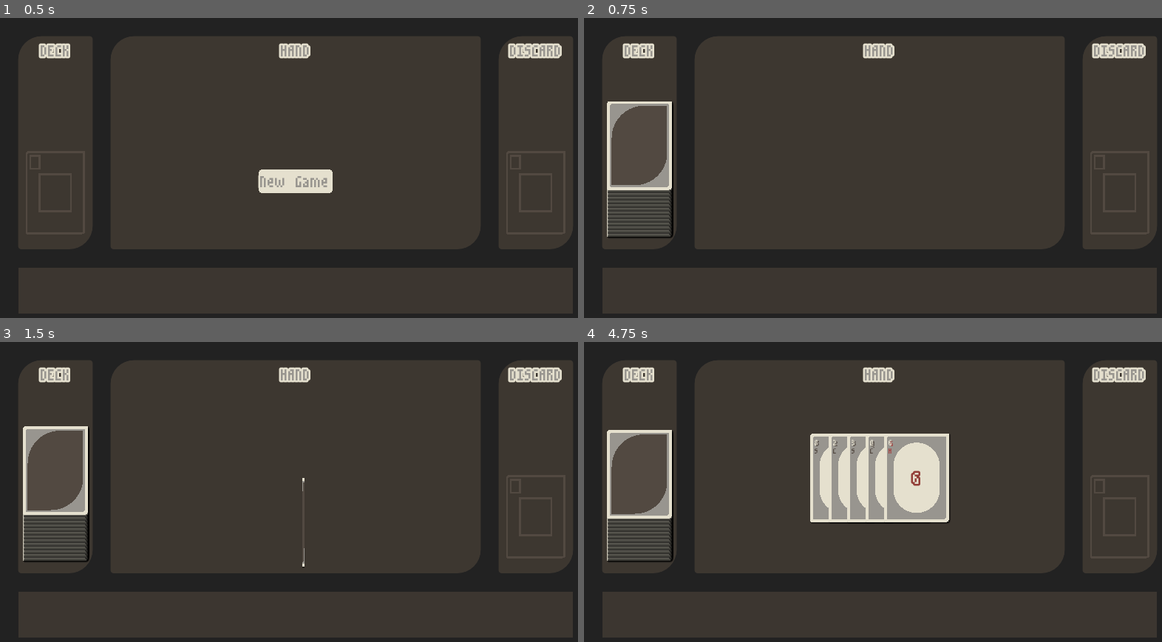
Above: before the commit, frames 1-4 (two rows, left to right).
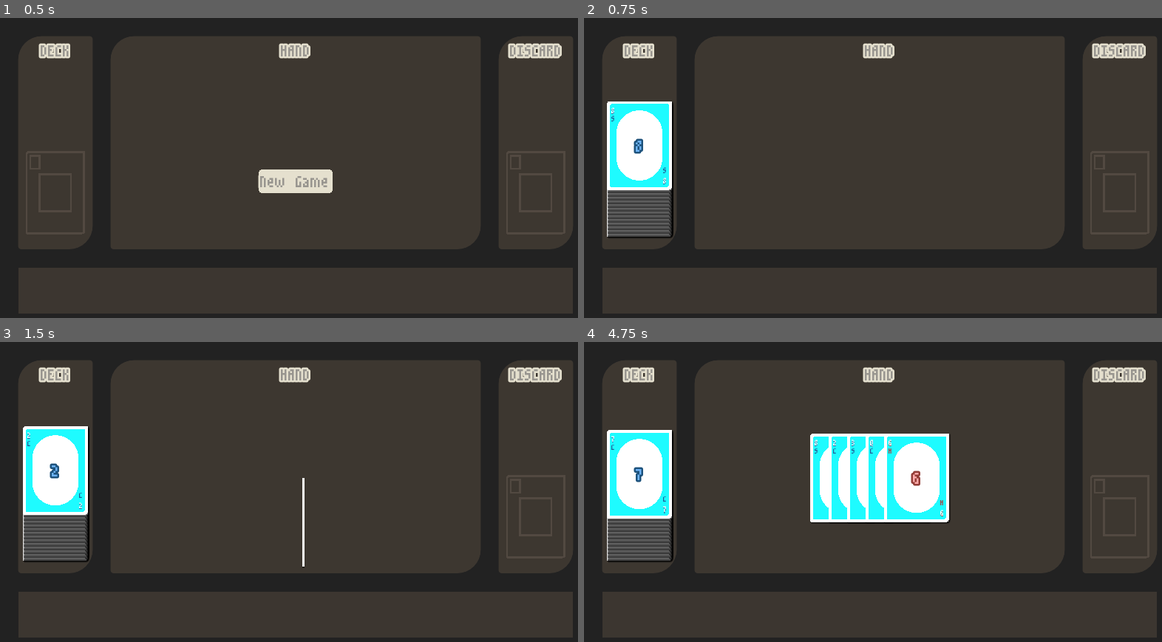
Above: after the commit, the same moments.

Repository: scottrohrig/one-hand-solitaire
Game: Godot game, scene res://Game.tscn
The game is run twice, just before and just after one commit, with the same random seed, the same clock (stepped at 60 frames per second) and the same inputs.
Inputs (mouse positions are in pixels of both pictures, inside the frame that each line leads up to):
- Up to frame 1 (0.5 s): no input
- Up to frame 2 (0.75 s): click "New Game" at 0.5 s
- Up to frame 3 (1.5 s): tap Enter at 1.25 s; move the mouse to (427, 492) at 1.27 s; click (427, 492) at 1.35 s
- Up to frame 4 (4.75 s): tap Space at 2, 3.5 s; move the mouse to (763, 525) at 2.02 s; click (763, 525) at 2.1 s; tap Enter at 2.75, 4.25 s; move the mouse to (936, 435) at 2.77 s; click (936, 435) at 2.85 s; move the mouse to (849, 576) at 3.52 s; click (849, 576) at 3.6 s; move the mouse to (1057, 558) at 4.27 s; click (1057, 558) at 4.35 s

Frame 1 is identical in both runs. In frame 2, 3.4% of the frame differs, in the area x 3-16%, y 27-73%; in frame 3, 3.5%; in frame 4, 10%, in the area x 3-64%, y 29-73%.

Commit message:
update colors and add another ID

Diff:
--- a/Card.gd
+++ b/Card.gd
@@ -1,11 +1,17 @@
 extends PanelContainer
 
-var red = Color('#a34644')
+var red_outline = Color('#a34644')
+var red_font = Color('#faa')
+var blue_outline = Color('#215e99')
+var blue_font = Color('#6eb4f8')
 var rank = ''
 var suit = ''
+
 onready var rank_icon = $Front/CenterPanel/DecalMargin/IconMargin/Icon/Rank
 onready var rank_id = $Front/CenterPanel/DecalMargin/ID/Rank
+onready var rank_id2 = $Front/CenterPanel/DecalMargin/ID2/Rank
 onready var suit_id = $Front/CenterPanel/DecalMargin/ID/Suit
+onready var suit_id2 = $Front/CenterPanel/DecalMargin/ID2/Suit
 onready var anim_player = $AnimationPlayer
 
 func initialize(_rank, _suit):
@@ -15,13 +21,22 @@
 
 func _ready() -> void:
 	rank_icon.set_text(rank)
+
 	rank_id.set_text(rank)
 	suit_id.set_text(suit)
+
+	rank_id2.set_text(rank)
+	suit_id2.set_text(suit)
+
 	set_colors()
 
 func set_colors():
 	if suit in ['H','D']:
-#		prints('rank icon color', get('custom_colors/font_outline_modulate'))
-		rank_icon.set('custom_colors/font_outline_modulate', red)
-		rank_id.set('custom_colors/font_color_shadow', red)
-		suit_id.set('custom_colors/font_color', red)
+		rank_icon.set('custom_colors/font_outline_modulate', red_outline)
+		rank_icon.set('custom_colors/font_color', red_font)
+
+		rank_id.set('custom_colors/font_color_shadow', red_outline)
+		suit_id.set('custom_colors/font_color', red_outline)
+
+		rank_id2.set('custom_colors/font_color_shadow', red_outline)
+		suit_id2.set('custom_colors/font_color', red_outline)
--- a/Card.tscn
+++ b/Card.tscn
@@ -5,7 +5,7 @@
 [ext_resource path="res://Card.gd" type="Script" id=3]
 
 [sub_resource type="StyleBoxFlat" id=1]
-bg_color = Color( 0.901961, 0.882353, 0.811765, 1 )
+bg_color = Color( 1, 1, 1, 1 )
 corner_radius_top_left = 3
 corner_radius_top_right = 1
 corner_radius_bottom_right = 3
@@ -15,7 +15,7 @@
 anti_aliasing = false
 
 [sub_resource type="StyleBoxFlat" id=2]
-bg_color = Color( 0.6, 0.588235, 0.564706, 1 )
+bg_color = Color( 0.121569, 0.988235, 1, 1 )
 corner_radius_top_left = 3
 corner_radius_top_right = 1
 corner_radius_bottom_right = 3
@@ -23,7 +23,7 @@
 anti_aliasing = false
 
 [sub_resource type="StyleBoxFlat" id=3]
-bg_color = Color( 0.901961, 0.882353, 0.811765, 1 )
+bg_color = Color( 1, 1, 1, 1 )
 corner_radius_top_left = 50
 corner_radius_top_right = 50
 corner_radius_bottom_right = 50
@@ -32,7 +32,7 @@
 anti_aliasing = false
 
 [sub_resource type="StyleBoxFlat" id=4]
-bg_color = Color( 0.6, 0.588235, 0.564706, 1 )
+bg_color = Color( 0.258824, 0.431373, 0.894118, 1 )
 corner_radius_top_left = 3
 corner_radius_top_right = 1
 corner_radius_bottom_right = 3
@@ -40,7 +40,7 @@
 anti_aliasing = false
 
 [sub_resource type="StyleBoxFlat" id=5]
-bg_color = Color( 0.32549, 0.290196, 0.258824, 1 )
+bg_color = Color( 0.121569, 0.988235, 1, 1 )
 corner_radius_top_left = 35
 corner_radius_bottom_right = 35
 corner_detail = 20
@@ -114,7 +114,6 @@
 }
 
 [node name="Front" type="MarginContainer" parent="."]
-visible = false
 margin_right = 70.0
 margin_bottom = 96.0
 custom_constants/margin_right = 3
@@ -162,11 +161,11 @@
 grow_horizontal = 2
 grow_vertical = 2
 size_flags_horizontal = 4
-custom_fonts/font = ExtResource( 1 )
-custom_colors/font_color = Color( 0.901961, 0.882353, 0.811765, 1 )
-custom_colors/font_outline_modulate = Color( 0.32549, 0.290196, 0.258824, 1 )
+custom_colors/font_color = Color( 0.431373, 0.705882, 0.972549, 1 )
+custom_colors/font_outline_modulate = Color( 0.129412, 0.368627, 0.6, 1 )
 custom_constants/shadow_offset_x = 1
 custom_constants/shadow_offset_y = 1
+custom_fonts/font = ExtResource( 1 )
 text = "01"
 align = 1
 valign = 1
@@ -174,36 +173,36 @@
 [node name="ID" type="VBoxContainer" parent="Front/CenterPanel/DecalMargin"]
 margin_left = 2.0
 margin_top = 2.0
-margin_right = 10.0
-margin_bottom = 22.0
+margin_right = 12.0
+margin_bottom = 30.0
 size_flags_horizontal = 0
 size_flags_vertical = 0
 custom_constants/separation = 0
 
 [node name="Rank" type="Label" parent="Front/CenterPanel/DecalMargin/ID"]
-margin_right = 8.0
-margin_bottom = 10.0
-grow_horizontal = 2
-grow_vertical = 2
-size_flags_horizontal = 0
-size_flags_vertical = 0
-custom_fonts/font = ExtResource( 2 )
-custom_colors/font_color = Color( 0.901961, 0.882353, 0.811765, 1 )
-custom_colors/font_color_shadow = Color( 0.32549, 0.290196, 0.258824, 1 )
-custom_constants/shadow_offset_x = 1
+margin_right = 10.0
+margin_bottom = 14.0
+grow_horizontal = 2
+grow_vertical = 2
+size_flags_horizontal = 0
+size_flags_vertical = 0
+custom_colors/font_color = Color( 1, 1, 1, 1 )
+custom_colors/font_color_shadow = Color( 0.129412, 0.368627, 0.6, 1 )
+custom_constants/shadow_offset_x = 0
 custom_constants/shadow_offset_y = 1
+custom_fonts/font = ExtResource( 2 )
 text = "01"
 align = 1
 valign = 1
 
 [node name="Suit" type="Label" parent="Front/CenterPanel/DecalMargin/ID"]
-margin_top = 10.0
-margin_right = 8.0
-margin_bottom = 20.0
-grow_horizontal = 2
-grow_vertical = 2
-custom_fonts/font = ExtResource( 2 )
-custom_colors/font_color = Color( 0.32549, 0.290196, 0.258824, 1 )
+margin_top = 14.0
+margin_right = 10.0
+margin_bottom = 28.0
+grow_horizontal = 2
+grow_vertical = 2
+custom_colors/font_color = Color( 0.129412, 0.368627, 0.6, 1 )
+custom_fonts/font = ExtResource( 2 )
 text = "S"
 align = 1
 valign = 1
@@ -211,7 +210,51 @@
 "_edit_use_anchors_": false
 }
 
+[node name="ID2" type="VBoxContainer" parent="Front/CenterPanel/DecalMargin"]
+margin_left = 52.0
+margin_top = 60.0
+margin_right = 62.0
+margin_bottom = 88.0
+grow_horizontal = 0
+grow_vertical = 0
+rect_pivot_offset = Vector2( 5, 15 )
+size_flags_horizontal = 8
+size_flags_vertical = 8
+custom_constants/separation = 0
+
+[node name="Suit" type="Label" parent="Front/CenterPanel/DecalMargin/ID2"]
+margin_right = 10.0
+margin_bottom = 14.0
+grow_horizontal = 2
+grow_vertical = 2
+custom_colors/font_color = Color( 0.129412, 0.368627, 0.6, 1 )
+custom_fonts/font = ExtResource( 2 )
+text = "S"
+align = 1
+valign = 1
+__meta__ = {
+"_edit_use_anchors_": false
+}
+
+[node name="Rank" type="Label" parent="Front/CenterPanel/DecalMargin/ID2"]
+margin_top = 14.0
+margin_right = 10.0
+margin_bottom = 28.0
+grow_horizontal = 2
+grow_vertical = 2
+size_flags_horizontal = 0
+size_flags_vertical = 0
+custom_colors/font_color = Color( 1, 1, 1, 1 )
+custom_colors/font_color_shadow = Color( 0.129412, 0.368627, 0.6, 1 )
+custom_constants/shadow_offset_x = 0
+custom_constants/shadow_offset_y = 1
+custom_fonts/font = ExtResource( 2 )
+text = "01"
+align = 1
+valign = 1
+
 [node name="Back" type="MarginContainer" parent="."]
+visible = false
 margin_right = 70.0
 margin_bottom = 96.0
 custom_constants/margin_right = 3
